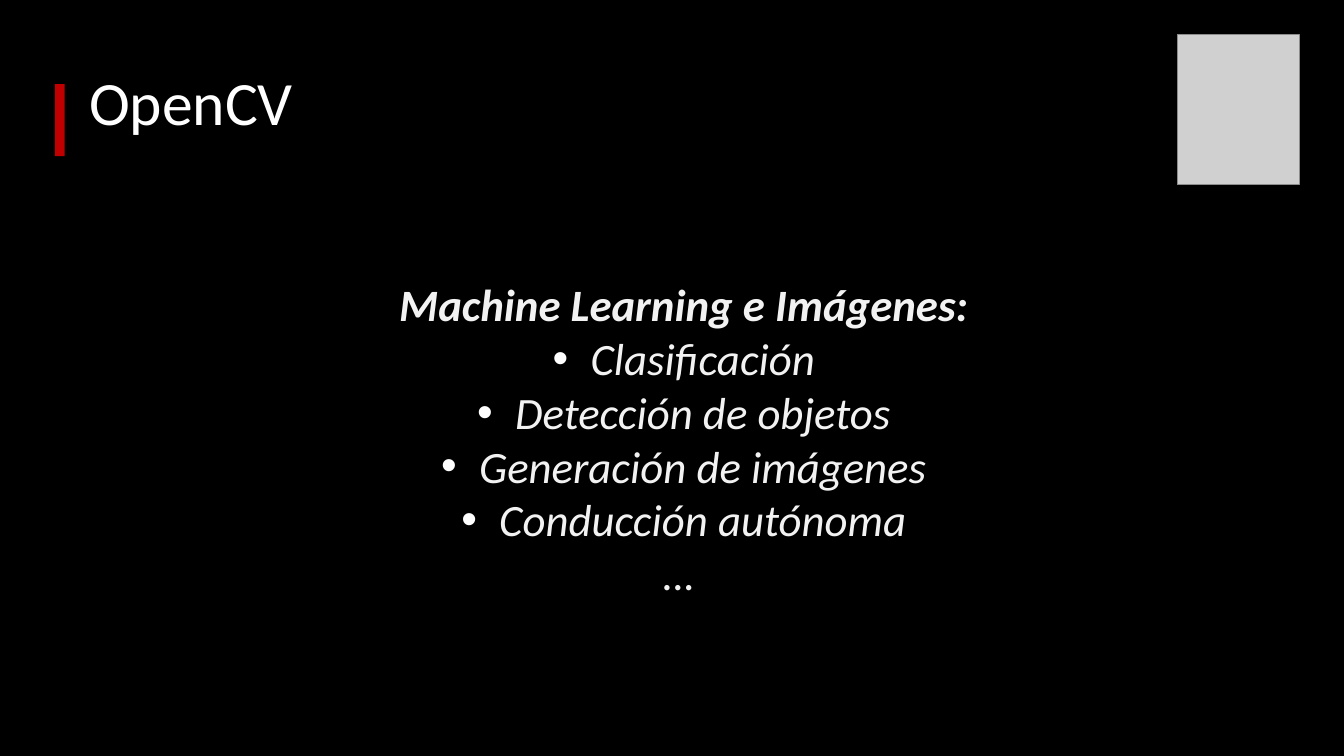
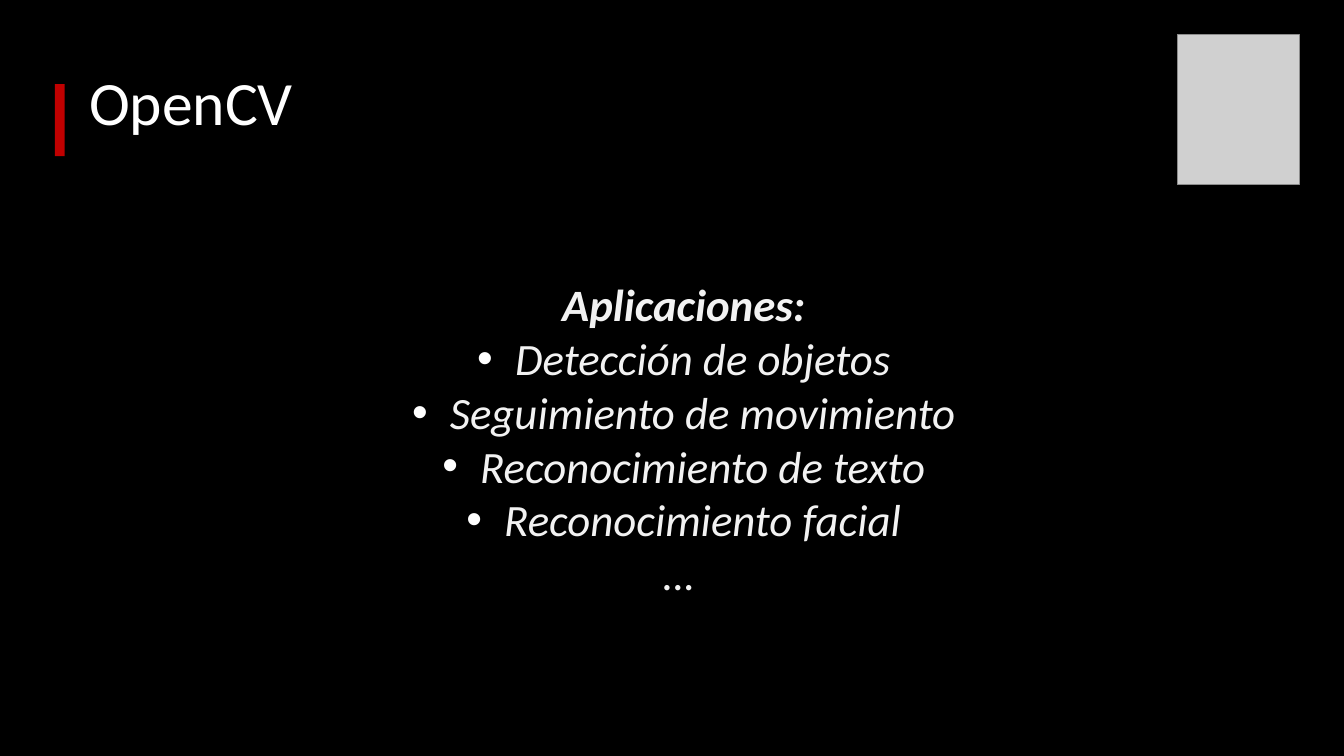
Before and after one commit to svalencia-romero/taller_opencv_thebridge_09_23, a slide deck: slide 6 of Presentacion_OpenCV.pptx (slide 3 before the commit). Drawn at 1344x756 pixels with LibreOffice and Linux fonts; fonts in the diff are those of the drawing; grey boxes stand for pictures. Boxes give left, top, right and bottom in pixels: in the first picture for what was removed or moved away, otherwise in the second. Text is boxed around its words. In the diff, an @@ line names an element or a change of style, - is before the commit and + after.

```diff
--- a/Presentacion_OpenCV.pptx
+++ b/Presentacion_OpenCV.pptx
@@ text at (x1=562, y1=289, x2=805, y2=328): text changed @@
-Machine Learning e Imágenes:
-• Clasificación
+Aplicaciones:
@@ text at (x1=450, y1=398, x2=956, y2=542): text changed @@
-• Generación de imágenes
-• Conducción autónoma
+• Seguimiento de movimiento
+• Reconocimiento de texto
+• Reconocimiento facial
```
Also in this commit, not shown: 3 other slides changed, 1 slide added, 7 other files.
